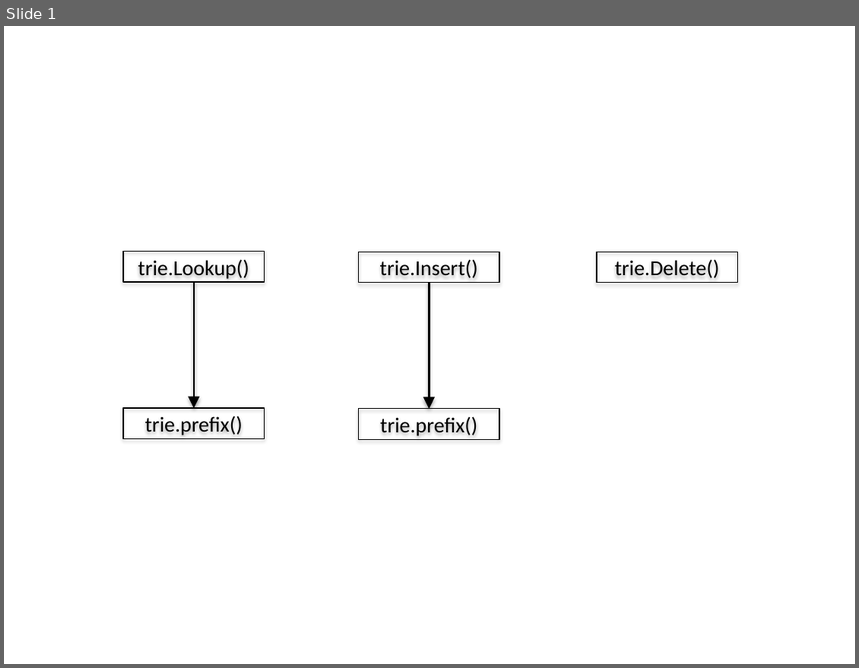
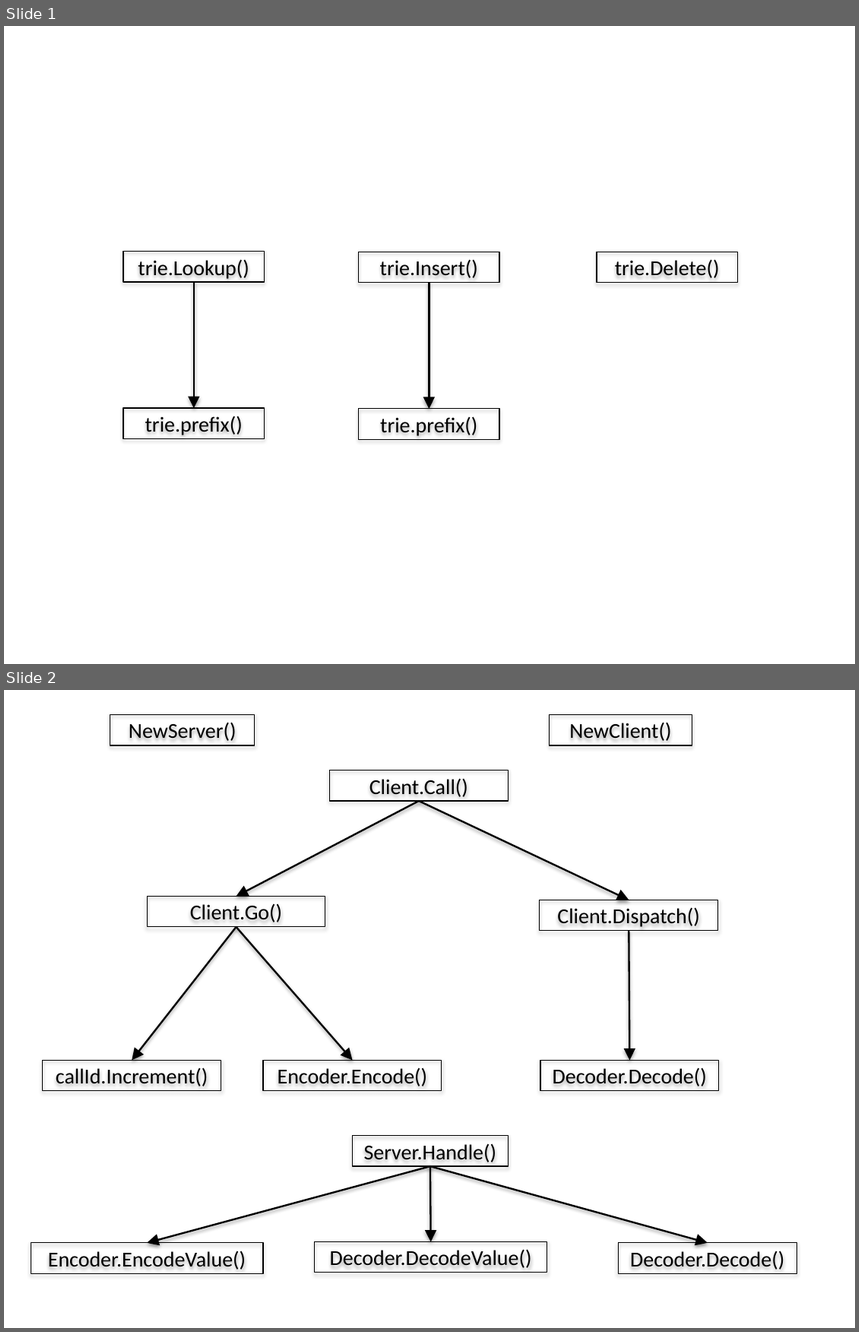
Before and after one commit to ema8490/etn, a slide deck: doc/call graphs.pptx. Shown one above the other, each under a label of ours: slide 1 before the commit, slides 1 and 2 after it. The pictures are 859x668 and 859x1332 pixels, drawn with LibreOffice and Linux fonts; fonts in the diff are those of the drawing. Boxes give left, top, right and bottom in pixels: in the first picture for what was removed or moved away, otherwise in the second. Text is boxed around its words. In the diff, an @@ line names an element or a change of style, - is before the commit and + after.

Commit message:
Rpc call graph added

```diff
--- a/doc/call graphs.pptx
+++ b/doc/call graphs.pptx
@@ slide 2 added at (4, 690, 855, 1328), background #FFFFFF @@
@@ rectangle added at (110, 714, 255, 745), outline #000000 0.75 pt, 18 pt, text #000000 @@
+NewServer()
@@ rectangle added at (550, 714, 693, 745), outline #000000 0.75 pt, 18 pt, text #000000 @@
+NewClient()
@@ rectangle added at (330, 770, 509, 801), outline #000000 0.75 pt, 18 pt, text #000000 @@
+Client.Call()
@@ arrow added from (418, 801) to (237, 897), #000000 1.5 pt @@
@@ arrow added from (418, 801) to (629, 901), #000000 1.5 pt @@
@@ rectangle added at (147, 897, 325, 927), outline #000000 0.75 pt, 18 pt, text #000000 @@
+Client.Go()
@@ rectangle added at (539, 901, 718, 931), outline #000000 0.75 pt, 18 pt, text #000000 @@
+Client.Dispatch()
@@ arrow added from (237, 927) to (132, 1060), #000000 1.5 pt @@
@@ arrow added from (237, 927) to (352, 1060), #000000 1.5 pt @@
@@ arrow added from (629, 931) to (629, 1060), #000000 1.5 pt @@
@@ rectangle added at (42, 1060, 221, 1091), outline #000000 0.75 pt, 18 pt, text #000000 @@
+callId.Increment()
@@ rectangle added at (264, 1060, 443, 1091), outline #000000 0.75 pt, 18 pt, text #000000 @@
+Encoder.Encode()
@@ rectangle added at (541, 1060, 719, 1091), outline #000000 0.75 pt, 18 pt, text #000000 @@
+Decoder.Decode()
@@ rectangle added at (352, 1136, 508, 1167), outline #000000 0.75 pt, 18 pt, text #000000 @@
+Server.Handle()
@@ arrow added from (430, 1167) to (147, 1243), #000000 1.5 pt @@
@@ arrow added from (430, 1167) to (431, 1243), #000000 1.5 pt @@
@@ arrow added from (430, 1167) to (708, 1243), #000000 1.5 pt @@
@@ rectangle added at (31, 1243, 262, 1274), outline #000000 0.75 pt, 18 pt, text #000000 @@
+Encoder.EncodeValue()
@@ rectangle added at (315, 1243, 547, 1273), outline #000000 0.75 pt, 18 pt, text #000000 @@
+Decoder.DecodeValue()
@@ rectangle added at (619, 1243, 797, 1274), outline #000000 0.75 pt, 18 pt, text #000000 @@
+Decoder.Decode()
```
Also in this commit, not shown: 1 slide removed, 4 other files.
